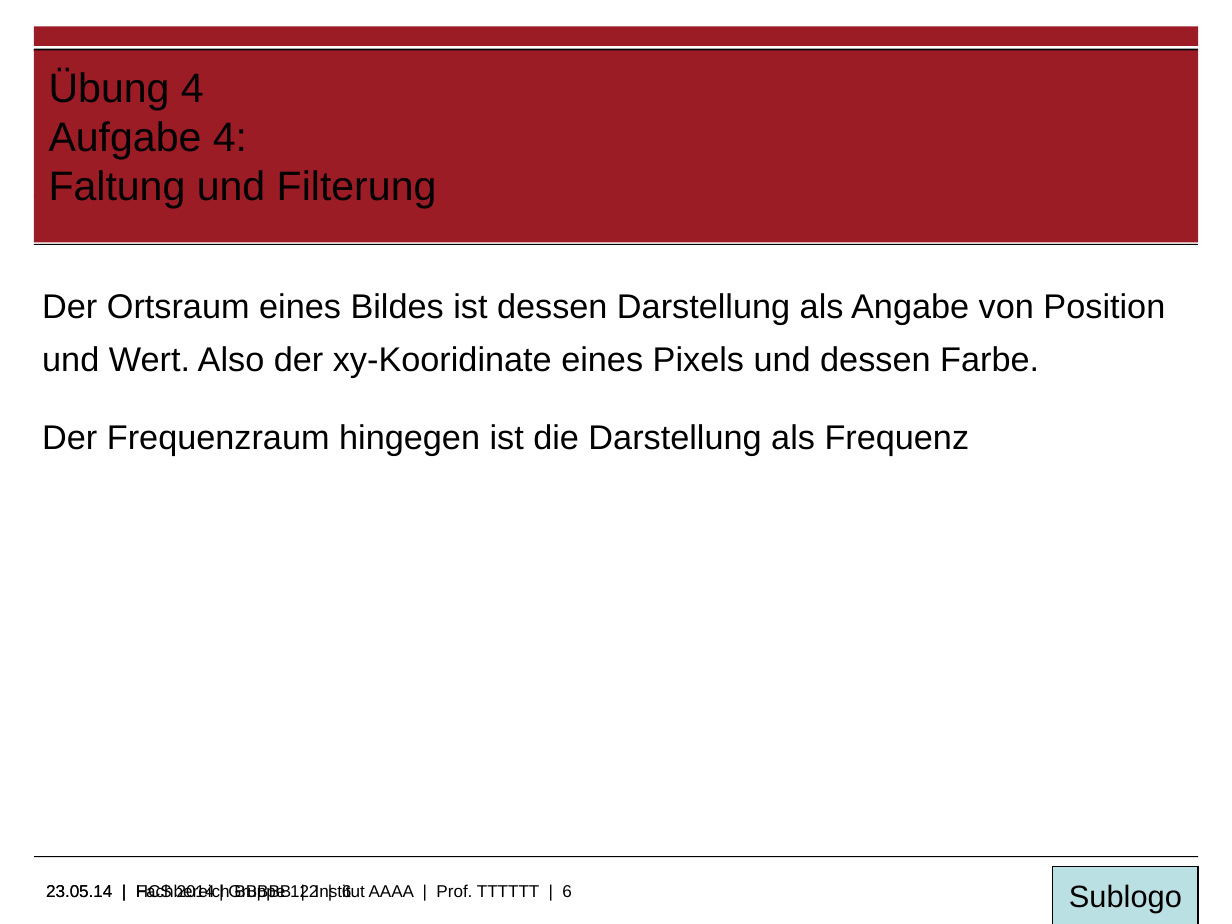
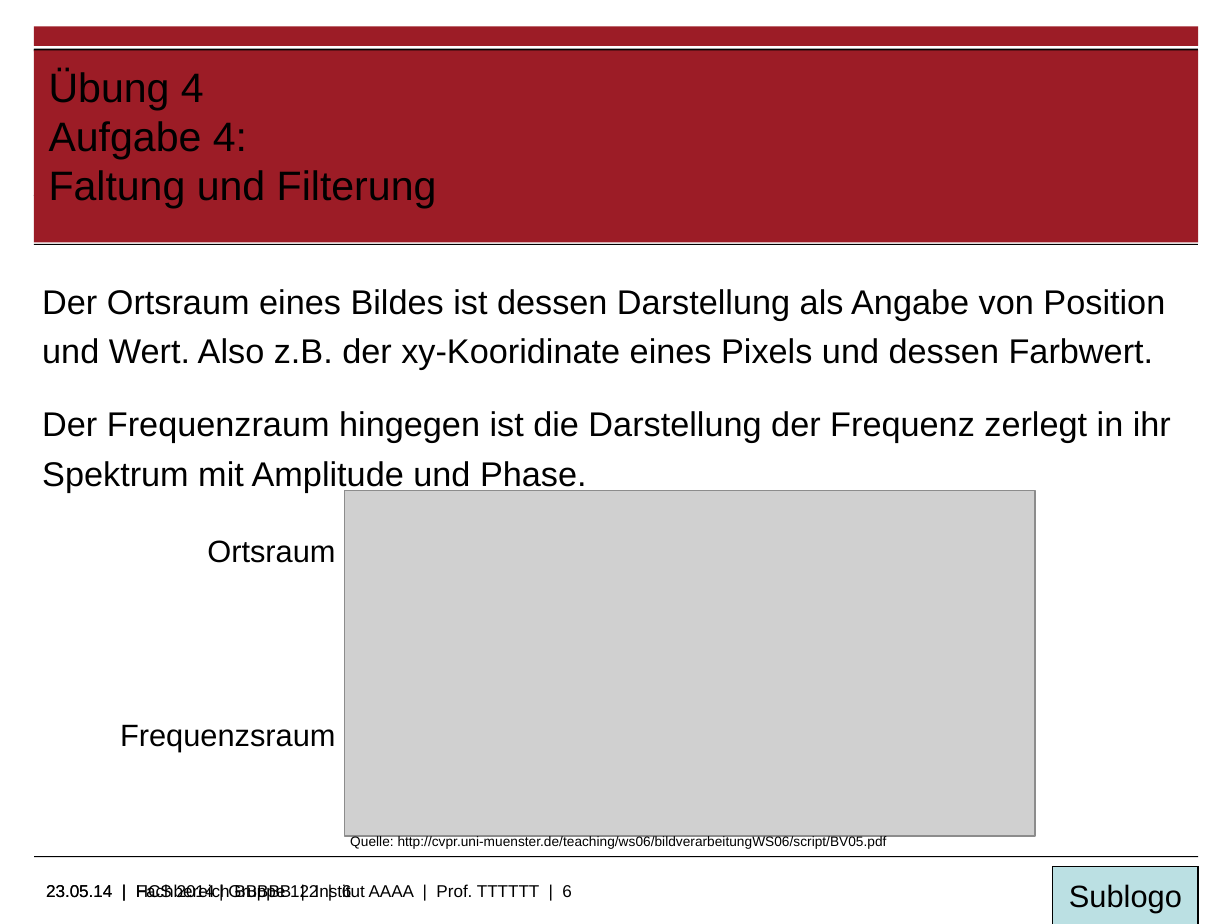
Before and after one commit to RybienSin/hcs, a slide deck: slide 6 of 4/Übung_4 update.odp. Drawn at 1232x924 pixels with LibreOffice and Linux fonts; fonts in the diff are those of the drawing; grey boxes stand for pictures; background and template pictures are left out. Boxes give left, top, right and bottom in pixels: in the first picture for what was removed or moved away, otherwise in the second. Text is boxed around its words. In the diff, an @@ line names an element or a change of style, - is before the commit and + after.

Commit message:
Aufgabe 3 und 4 ueberarbeitet. Zwei gute Folien zum Thema hinzugefuegt.

```diff
--- a/4/Übung_4 update.odp
+++ b/4/Übung_4 update.odp
@@ text at bbox=[42, 289, 1171, 492]: text changed @@
-Der Ortsraum eines Bildes ist dessen Darstellung als Angabe von Position und Wert. Also der xy-Kooridinate eines Pixels und dessen Farbe.
-Der Frequenzraum hingegen ist die Darstellung als Frequenz
+Der Ortsraum eines Bildes ist dessen Darstellung als Angabe von Position und Wert. Also z.B. der xy-Kooridinate eines Pixels und dessen Farbwert.
+Der Frequenzraum hingegen ist die Darstellung der Frequenz zerlegt in ihr Spektrum mit Amplitude und Phase.
@@ picture added at bbox=[345, 490, 1036, 835] @@
@@ text added at bbox=[207, 540, 335, 563], 18 pt, text #000000 @@
+Ortsraum
@@ text added at bbox=[120, 724, 336, 752], 18 pt, text #000000 @@
+Frequenzsraum
@@ text added at bbox=[350, 835, 887, 849], 8 pt, text #000000 @@
+Quelle: http://cvpr.uni-muenster.de/teaching/ws06/bildverarbeitungWS06/script/BV05.pdf
```
Also in this commit, not shown: 1 other slide changed, 3 other files.
